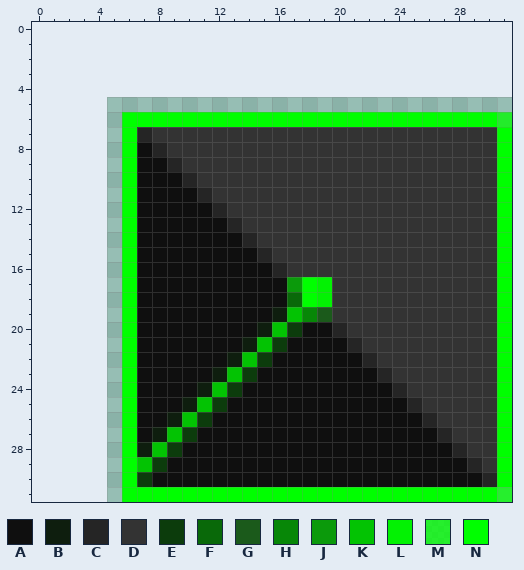
One commit to this pixel-art sprite: Content/greentower1.png. Above, as it was before the edit.
The file is 27x27 pixels. Pixels under 10% opacity are left out. The old version is drawn lined up with the new one, on the new canvas.
Palette (. is transparent): A #0f0f0f  B #0e1e0e  C #252525  D #333333  E #0c3c0c  F #096909  G #1b5a1b  H #078707  J #0b9a0b  K #03c303  L #03f203  M #00ff00bf  N #00ff00
Pixels before, first column x 6:
 6 NNNNNNNNNNNNNNNNNNNNNNNNNM
 7 NCDDDDDDDDDDDDDDDDDDDDDDDN
 8 NACDDDDDDDDDDDDDDDDDDDDDDN
 9 NAACDDDDDDDDDDDDDDDDDDDDDN
10 NAAACDDDDDDDDDDDDDDDDDDDDN
11 NAAAACDDDDDDDDDDDDDDDDDDDN
12 NAAAAACDDDDDDDDDDDDDDDDDDN
13 NAAAAAACDDDDDDDDDDDDDDDDDN
14 NAAAAAAACDDDDDDDDDDDDDDDDN
15 NAAAAAAAACDDDDDDDDDDDDDDDN
16 NAAAAAAAAACDDDDDDDDDDDDDDN
17 NAAAAAAAAAAJNLDDDDDDDDDDDN
18 NAAAAAAAAAAFNLDDDDDDDDDDDN
19 NAAAAAAAAABKHGDDDDDDDDDDDN
20 NAAAAAAAABKEAACDDDDDDDDDDN
21 NAAAAAAABKEAAAACDDDDDDDDDN
22 NAAAAAABKEAAAAAACDDDDDDDDN
23 NAAAAABKEAAAAAAAACDDDDDDDN
24 NAAAABKEAAAAAAAAAACDDDDDDN
25 NAAABKEAAAAAAAAAAAACDDDDDN
26 NAABKEAAAAAAAAAAAAAACDDDDN
27 NABKEAAAAAAAAAAAAAAAACDDDN
28 NBKEAAAAAAAAAAAAAAAAAACDDN
29 NKEAAAAAAAAAAAAAAAAAAAACDN
30 NEAAAAAAAAAAAAAAAAAAAAAACN
31 NNNNNNNNNNNNNNNNNNNNNNNNNM
Now the later version:
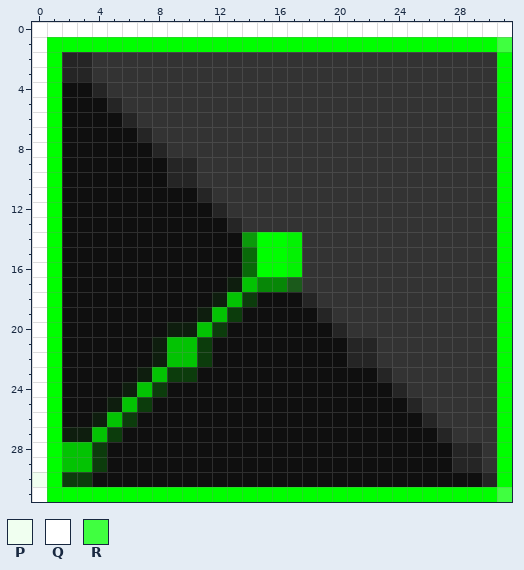
Colours new in this view: P #f0fff0  Q #ffffff  R #40ff40
Edits made:
canvas 27x27 -> 32x32, the old top-left corner now at 5,5
Changed rows in their new state; - is an unchanged pixel.
first column x 0:
 0 QQQQQQQQQQQQQQQQQQQQQQQQQQQQQQQQ
 1 QNNNNNNNNNNNNNNNNNNNNNNNNNNNNNNR
 2 QNCCDDDDDDDDDDDDDDDDDDDDDDDDDDDN
 3 QNCCDDDDDDDDDDDDDDDDDDDDDDDDDDDN
 4 QNAACDDDDDDDDDDDDDDDDDDDDDDDDDDN
 5 QNAAACDDDDDDDDDDDDDDDDDDDDDDDDDN
 6 QNAAAACDDDDDDDDDDDDDDDDDDDDDDDDN
 7 QNAAAAA-------------------------
 8 QNAAAAA-------------------------
 9 QNAAAAA---C---------------------
10 QNAAAAA--C----------------------
11 QNAAAAA-------------------------
12 QNAAAAA-------------------------
13 QNAAAAA-------------------------
14 QNAAAAA-------JNNL--------------
15 QNAAAAA-------FNNL--------------
16 QNAAAAA-------FNNL--------------
17 QNAAAAA------BKHHGDD------------
18 QNAAAAA-----BKE--ACD------------
19 QNAAAAA----BKE--AAAC------------
20 QNAAAAA--BBKE--AAA--------------
21 QNAAAAA-BKKE--AAA-----C---------
22 QNAAAAA-BKKE-AAA-----C----------
23 QNAAAAABKEE-AAA-----------------
24 QNAAAABKE--AAA------------------
25 QNAAABKE--AAA-------------------
26 QNAABKE--AAA--------------------
27 QNBBKEA-AAA---------------------
28 QNKKEAAAAA-------------------C--
29 QNKKEAAAA-------------------C---
30 PNEEAAAA------------------------
31 QNNNNN-------------------------R
